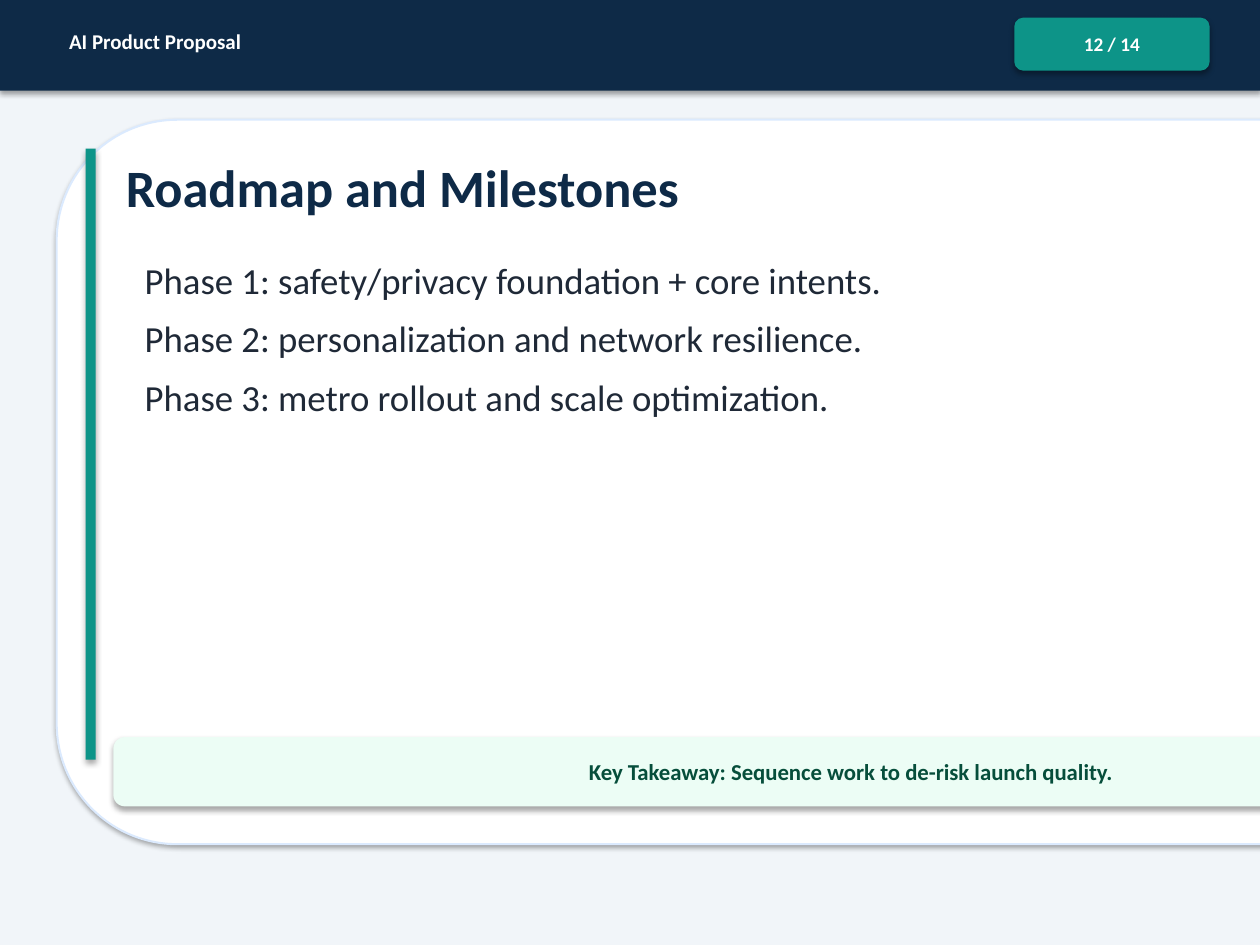
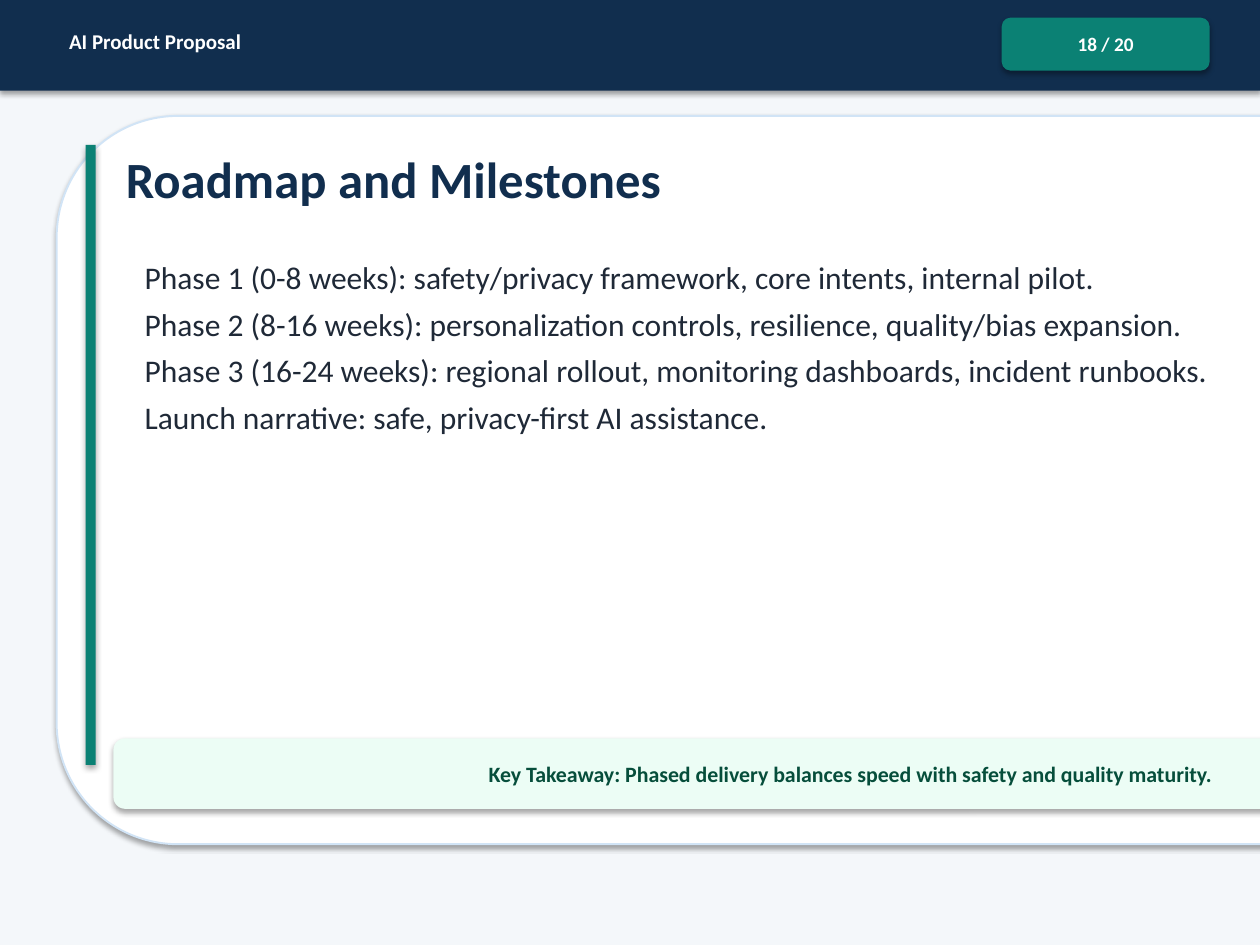
Before and after one commit to Zia-CRM-hub/AI-ProductManager, a slide deck: slide 18 of ProductManager_InnovativeBusinessSolutionWithLLM_Project/ProductManager_InnovativeBusinessSolutionWithLLM_Submission.pptx (slide 12 before the commit). Drawn at 1260x945 pixels with LibreOffice and Linux fonts; fonts in the diff are those of the drawing. Boxes give left, top, right and bottom in pixels: in the first picture for what was removed or moved away, otherwise in the second. Text is boxed around its words. In the diff, an @@ line names an element or a change of style, - is before the commit and + after.

```diff
--- a/ProductManager_InnovativeBusinessSolutionWithLLM_Project/ProductManager_InnovativeBusinessSolutionWithLLM_Submission.pptx
+++ b/ProductManager_InnovativeBusinessSolutionWithLLM_Project/ProductManager_InnovativeBusinessSolutionWithLLM_Submission.pptx
@@ rectangle at [0, 0, 1260, 945]: fill #F1F5F9 to #F4F7FA @@
@@ rectangle at [0, 0, 1260, 91]: fill #0E2A47 to #112E4E @@
@@ rounded rectangle "18 / 20" at [1002, 18, 1210, 71]: fill #0D9488 to #0B8174 @@
@@ rounded rectangle "18 / 20": place and size @@
-rounded rectangle "18 / 20" at [1014, 18, 1210, 71]
+rounded rectangle "18 / 20" at [1002, 18, 1210, 71]
@@ text in rounded rectangle at [1078, 37, 1133, 51]: text changed @@
-12 / 14
+18 / 20
@@ rounded rectangle: place and size @@
-rounded rectangle at [57, 120, 1260, 844]
+rounded rectangle at [57, 116, 1260, 844]
@@ rounded rectangle at [57, 116, 1260, 844]: outline #DBEAFE 1.2 pt to #D1E4F6 1.1 pt @@
@@ rectangle: place and size @@
-rectangle at [86, 149, 96, 760]
+rectangle at [86, 145, 96, 765]
@@ rectangle at [86, 145, 96, 765]: fill #0D9488 to #0B8174 @@
@@ text "Roadmap and Milestones": place and size @@
-text "Roadmap and Milestones" at [126, 170, 679, 216]
+text "Roadmap and Milestones" at [126, 162, 661, 206]
@@ text "Roadmap and Milestones" at [126, 162, 661, 206]: size 30 to 29 pt, text colour #0E2A47 to #112E4E @@
@@ text at [145, 266, 1207, 434]: text changed; size 21 to 18 pt @@
-Phase 1: safety/privacy foundation + core intents.
-Phase 2: personalization and network resilience.
-Phase 3: metro rollout and scale optimization.
+Phase 1 (0-8 weeks): safety/privacy framework, core intents, internal pilot.
+Phase 2 (8-16 weeks): personalization controls, resilience, quality/bias expansion.
+Phase 3 (16-24 weeks): regional rollout, monitoring dashboards, incident runbooks.
+Launch narrative: safe, privacy-first AI assistance.
@@ text in rounded rectangle at [489, 766, 1212, 786]: text changed; size 13 to 12.5 pt @@
-Key Takeaway: Sequence work to de-risk launch quality.
+Key Takeaway: Phased delivery balances speed with safety and quality maturity.
```
Also in this commit, not shown: 12 other slides changed, 7 slides added, 1 slide removed.
